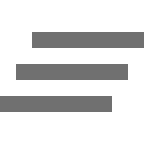
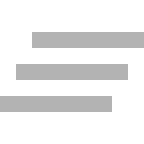
Layers edited between the first and the second w=144, h=144 image:
renamed "Layer 0" to "default", opacity 56% → 54%, painted on it over [0, 32, 144, 112]
